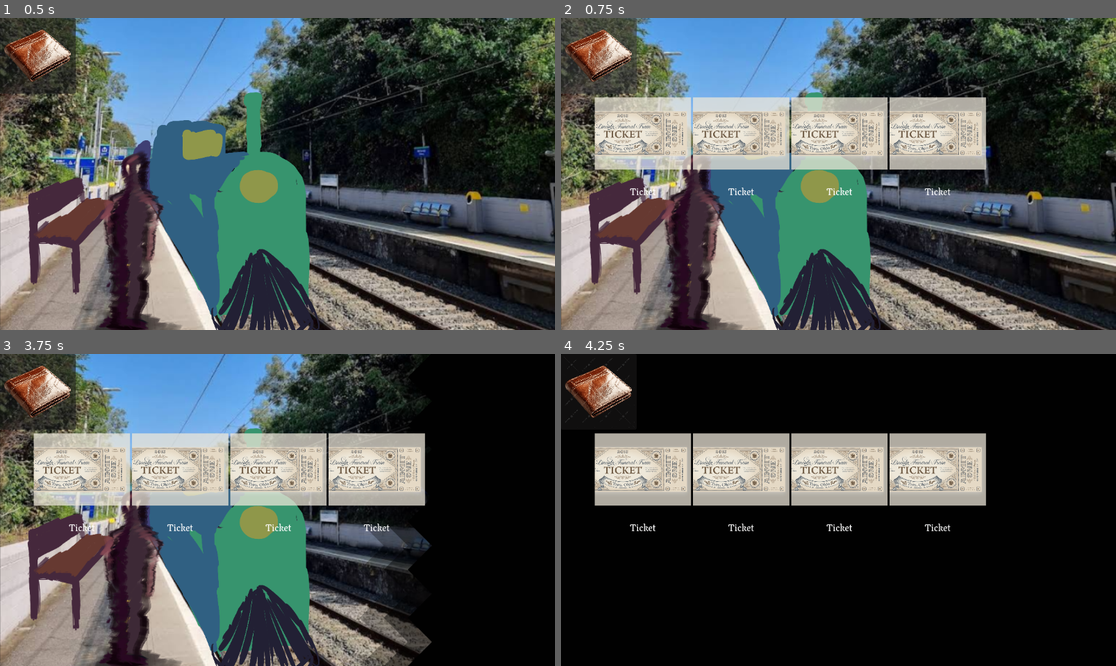
Above: before the commit, frames 1-4 (two rows, left to right).
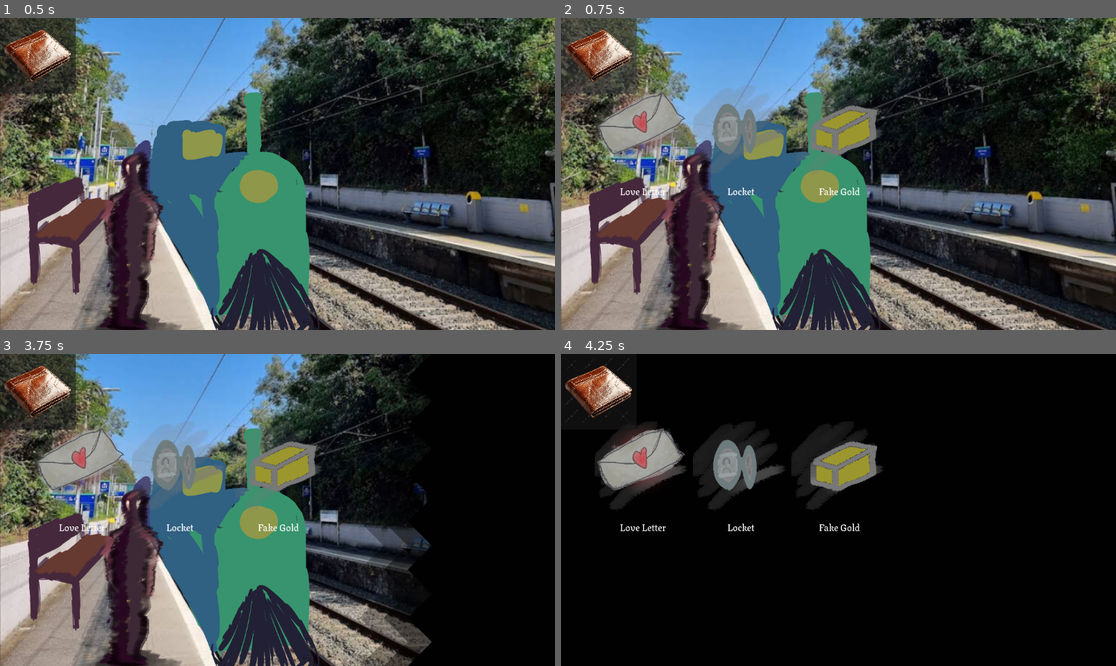
Above: after the commit, the same moments.

Repository: JCoMcL/ld59
Game: Godot game, scene res://root.tscn
Two runs of this game, one before a commit and one after it. Both use one fixed random seed, a clock stepped at 60 frames per second and the inputs below.
Inputs (mouse positions are in pixels of both pictures, inside the frame that each line leads up to):
- Up to frame 1 (0.5 s): no input
- Up to frame 2 (0.75 s): click (599, 55) at 0.5 s
- Up to frame 3 (3.75 s): click (38, 391) at 1.25 s; click (38, 391) at 2 s; tap Enter at 2.75 s; move the mouse to (72, 563) at 2.77 s; click (72, 563) at 2.92 s; tap Space at 3.5 s; move the mouse to (222, 547) at 3.52 s; click (222, 547) at 3.67 s
- Up to frame 4 (4.25 s): no input

Frame 1 is identical in both runs. In frame 2, 16% of the frame differs, in the area x 6-77%, y 22-57%; in frame 3, 16%; in frame 4, 16%.

Commit message:
Updated inventory with new graphics, removed temp asset and fixed typo

Diff:
--- a/characters/tim.gd
+++ b/characters/tim.gd
@@ -4,98 +4,98 @@
 @export var speaker_portrait:Texture2D
 
 func open_dialogue():
-    var p = Root.get_dialogue_panel(self)
-    p.clear()
-    p.speaker_color = speaker_color
-    p.set_speaker_portrait(speaker_portrait)
-    p.visible = true
+	var p = Root.get_dialogue_panel(self)
+	p.clear()
+	p.speaker_color = speaker_color
+	p.set_speaker_portrait(speaker_portrait)
+	p.visible = true
 
-    await p.add_description_box(
+	await p.add_description_box(
 "A big-cash class unit is staring at you with an opportunistic spark in his eye. An imprint of a smile that exposes his gold teeth is stuck with him forever."
 	).done_showing
-    await p.add_description_box(
+	await p.add_description_box(
 "His oblique is covered in all manner of gems and jewels he probably acquired by performing a merit of a questionable character."
-    ).done_showing
-    await p.add_speech_box("Tim Buttlerkson, at your service, kind sir!").done_showing
-    await p.add_description_box(
+	).done_showing
+	await p.add_speech_box("Tim Buttlerkson, at your service, kind sir!").done_showing
+	await p.add_description_box(
 "He speaks so quickly his sentences feel like singular words."
-    ).done_showing
-    await p.add_speech_box("Pleasure to meet you!").done_showing
-    await p.add_description_box(
+	).done_showing
+	await p.add_speech_box("Pleasure to meet you!").done_showing
+	await p.add_description_box(
 "His arm is approaching you at an unbelievable speed, and your hand is shaking his before you could even react."
-    ).done_showing
+	).done_showing
 
-    var answer = await p.add_question_box({
-        "1": "...And good day to you, sir. To whom do I owe such an honor?"
-    })
+	var answer = await p.add_question_box({
+		"1": "...And good day to you, sir. To whom do I owe such an honor?"
+	})
 
-    await p.add_speech_box("Why, of course, as I already mentioned, I am Tim Buttlerkson, an entrepreneur from Royal Pleasure Services!").done_showing
-    await p.add_description_box(
+	await p.add_speech_box("Why, of course, as I already mentioned, I am Tim Buttlerkson, an entrepreneur from Royal Pleasure Services!").done_showing
+	await p.add_description_box(
 "He actually did already mention his name. Not just your muscle, but your memory can't outpace this behemoth of capital."
-    ).done_showing
-    await p.add_speech_box("May I interest you in purchasing an amount of luxurious premium metal? I am talking about PURE, HIGH-CARAT, and SACRAMENT G-O-L-D!").done_showing
-    await p.add_description_box(
+	).done_showing
+	await p.add_speech_box("May I interest you in purchasing an amount of luxurious premium metal? I am talking about PURE, HIGH-CARAT, and SACRAMENT G-O-L-D!").done_showing
+	await p.add_description_box(
 "You try to open your mouth, but the flood of words and epithets crush any initiative you attempt to preserve."
-    ).done_showing
-    await p.add_speech_box("It is a SUBLIME  …(299 unchanged characters)…
-    await p.add_description_box(
+	).done_showing
+	await p.add_speech_box("It is a SUBLIME  …(299 unchanged characters)…
+	await p.add_description_box(
 "Cold sweat breaks on your spine. It bleeds down as you regain your memories."
-    ).done_showing
-    await p.add_description_box(
-"A lover? You do* have a lover. Who do you think wrote that letter you keep so close to your heart?"
-    ).done_showing
+	).done_showing
+	await p.add_description_box(
+"A lover? You do have a lover. Who do you think wrote that letter you keep so close to your heart?"
+	).done_showing
 
 
-    answer = await p.add_question_box({
-        "1": "A lover... I..."
-    })
+	answer = await p.add_question_box({
+		"1": "A lover... I..."
+	})
 
-    await p.add_speech_box("I see I am correct.").done_showing
-    await p.add_description_box(
+	await p.add_speech_box("I see I am correct.").done_showing
+	await p.add_description_box(
 "His face is consumed by hunger. He got you where he wants you."
-    ).done_showing
-    await p.add_speech_box("Your wife won't be pleased when she finds out, sir. But between the two of us - you should let her be. This whole 'marriage' concept is so old, so archaic, so unbound to the modern reality.").done_showing
-    await p.add_speech_box("It is not your fault you are like this; everything this society ever taught us is to let go, forgive, and accept. Only the ones who understand that can get anything from those who obey.").done_showing
-    await p.add_speech_box("Now that we established that, would you like to buy a whole bar of gold for the lover of your dreams?").done_showing
+	).done_showing
+	await p.add_speech_box("Your wife won't be pleased when she finds out, sir. But between the two of us - you should let her be. This whole 'marriage' concept is so old, so archaic, so unbound to the modern reality.").done_showing
+	await p.add_speech_box("It is not your fault you are like this; everything this society ever taught us is to let go, forgive, and accept. Only the ones who understand that can get anything from those who obey.").done_showing
+	await p.add_speech_box("Now that we established that, would you like to buy a whole bar of gold for the lover of your dreams?").done_showing
 
-    answer = await p.add_question_box({
-        "1": "Even if I wanted to, I have nothing to pay with."
-    })
-    await p.add_speech_box("- Oh, don't problem. Everyone has something precious. Have you met my good friend Wellington? I got his beer.").done_showing
-    await p.add_description_box(
+	answer = await p.add_question_box({
+		"1": "Even if I wanted to, I have nothing to pay with."
+	})
+	await p.add_speech_box("- Oh, don't problem. Everyone has something precious. Have you met my good friend Wellington? I got his beer.").done_showing
+	await p.add_description_box(
 "Tim slaps a pocket on his suit full of liquid. A small droplet of it jumps out of the pocket."
-    ).done_showing
-    await p.add_speech_box("As for you, young gentleman, I see a shiny necklace. No real value, but for the love of the trade, I will give off a full bar of gold for your cheap piece of metal.").done_showing
-    await p.add_description_box("The necklace feels especially cold on your chest. You take it in your arm to investigate it but realize it was not its physical sensation that made you feel cold, but something else troubling you.").done_showing
-    await p.add_description_box(
+	).done_showing
+	await p.add_speech_box("As for you, young gentleman, I see a shiny necklace. No real value, but for the love of the trade, I will give off a full bar of gold for your cheap piece of metal.").done_showing
+	await p.add_description_box("The necklace feels especially cold on your chest. You take it in your arm to investigate it but realize it was not its physical sensation that made you feel cold, but something else troubling you.").done_showing
+	await p.add_description_box(
 "You open up the necklace.It has an image of a young lady, smiling innocently on the left side and a scribble 'For my dear husband' on the right side."
-    ).done_showing
+	).done_showing
 
-    answer = await p.add_question_box({
-        "1": "This necklace... it is from my wife."
-    })
-    await p.add_description_box(
+	answer = await p.add_question_box({
+		"1": "This necklace... it is from my wife."
+	})
+	await p.add_description_box(
 "Tim's voice sounds more calculating and strict."
-    ).done_showing
-    await p.add_speech_box("The more reason to get rid of it. Don't you want to forget her and keep on going with your real life?").done_showing
-    await p.add_description_box(
+	).done_showing
+	await p.add_speech_box("The more reason to get rid of it. Don't you want to forget her and keep on going with your real life?").done_showing
+	await p.add_description_box(
 "He takes a pause as if waiting even for a moment is taxing on him."
-    ).done_showing
-    await p.add_speech_box("What is your verdict, sir? Deal?").done_showing
+	).done_showing
+	await p.add_speech_box("What is your verdict, sir? Deal?").done_showing
 
-    answer = await p.add_question_box({
+	answer = await p.add_question_box({
 		"1": "Deal.",
 		"2": "No, I can not do this."
 	})
 
-    if answer == "1":
-        await p.add_description_box("The necklace is gone. It is a part of you no longer. A very light piece of yellow metal appears in your arms. You hit it gently with your fist, and an echo is heard from within the encasement. It is hollow.").done_showing
-        await p.add_description_box("You lift your eyes to find Tim, but he is no longer here. You can not do anything about it. A deal is a deal.").done_showing
-    elif answer == "2":
-        await p.add_speech_box("A shame to say the least; I hoped you would be a bit more open-minded and, frankly, a bit more intelligent.").done_showing
-        await p.add_description_box("Tim walks off. He walks down the station but does so for a very long time until his silhouette almost disappears from on the horizon.").done_showing
-        await p.add_description_box("You try to follow him but reach the end of the platform a few meters away while his figure disappears completely.").done_showing
+	if answer == "1":
+		await p.add_description_box("The necklace is gone. It is a part of you no longer. A very light piece of yellow metal appears in your arms. You hit it gently with your fist, and an echo is heard from within the encasement. It is hollow.").done_showing
+		await p.add_description_box("You lift your eyes to find Tim, but he is no longer here. You can not do anything about it. A deal is a deal.").done_showing
+	elif answer == "2":
+		await p.add_speech_box("A shame to say the least; I hoped you would be a bit more open-minded and, frankly, a bit more intelligent.").done_showing
+		await p.add_description_box("Tim walks off. He walks down the station but does so for a very long time until his silhouette almost disappears from on the horizon.").done_showing
+		await p.add_description_box("You try to follow him but reach the end of the platform a few meters away while his figure disappears completely.").done_showing
 
 func _gui_input(ev: InputEvent):
-    if ev is InputEventMouseButton and ev.pressed:
-        open_dialogue()
+	if ev is InputEventMouseButton and ev.pressed:
+		open_dialogue()
--- a/root.gd
+++ b/root.gd
@@ -40,11 +40,9 @@
 	return from
 
 func _ready():
-	inventory.append({"name": "Ticket", "image": preload("res://ui/ticket.png")})
-	inventory.append({"name": "Ticket", "image": preload("res://ui/ticket.png")})
-	inventory.append({"name": "Ticket", "image": preload("res://ui/ticket.png")})
-	inventory.append({"name": "Ticket", "image": preload("res://ui/ticket.png")})
-
+	inventory.append({"name": "Love Letter", "image": preload("res://ui/loveletter.png")})
+	inventory.append({"name": "Locket", "image": preload("res://ui/locket.png")})
+	inventory.append({"name": "Fake Gold", "image": preload("res://ui/gold.png")})
 	create_inventory_panel()
 	create_inventory_button()
 
@@ -58,6 +56,7 @@
 	remove_child(backdrop)
 	backdrop = SCENES[id]
 	add_child(backdrop)
+	move_child(backdrop, 0)
 	backdrop.z_index = -1
 	print("train: %s, station: %s" % [current_train, id])
 	print("other trains at station: %s" % ", ".join(get_other_trains(id)))
--- a/ui/inventory_panel.gd
+++ b/ui/inventory_panel.gd
@@ -10,18 +10,51 @@
 	var grid := $GridContainer
 	for child in grid.get_children():
 		child.queue_free()
+	var bg_tex = preload("res://ui/itembackground.png")
 	for item in items:
+		var overlay = Control.new()
+		overlay.set_custom_minimum_size(Vector2(200, 200))
+		overlay.size_flags_horizontal = Control.SIZE_EXPAND_FILL
+		overlay.size_flags_vertical = Control.SIZE_EXPAND_FILL
+
+		var bg = TextureRect.new()
+		bg.texture = bg_tex
+		bg.stretch_mode = TextureRect.STRETCH_KEEP_ASPECT_CENTERED
+		bg.expand_mode = TextureRect.EXPAND_FIT_WIDTH
+		bg.size_flags_horizontal = Control.SIZE_EXPAND_FILL
+		bg.size_flags_vertical = Control.SIZE_EXPAND_FILL
+		bg.anchor_left = 0.0
+		bg.anchor_top = 0.0
+		bg.anchor_right = 1.0
+		bg.anchor_bottom = 1.0
+		bg.offset_left = 0
+		bg.offset_top = 0
+		bg.offset_right = 0
+		bg.offset_bottom = 0
+
 		var tex = TextureRect.new()
 		tex.texture = item["image"]
-		tex.set_custom_minimum_size(Vector2(200, 200))
 		tex.stretch_mode = TextureRect.STRETCH_KEEP_ASPECT_CENTERED
 		tex.expand_mode = TextureRect.EXPAND_FIT_WIDTH
 		tex.size_flags_horizontal = Control.SIZE_EXPAND_FILL
 		tex.size_flags_vertical = Control.SIZE_EXPAND_FILL
+		tex.anchor_left = 0.0
+		tex.anchor_top = 0.0
+		tex.anchor_right = 1.0
+		tex.anchor_bottom = 1.0
+		tex.offset_left = 0
+		tex.offset_top = 0
+		tex.offset_right = 0
+		tex.offset_bottom = 0
+
+		overlay.add_child(bg)
+		overlay.add_child(tex)
+
 		var label = Label.new()
 		label.text = item["name"]
 		label.horizontal_alignment = HORIZONTAL_ALIGNMENT_CENTER
+
 		var vbox = VBoxContainer.new()
-		vbox.add_child(tex)
+		vbox.add_child(overlay)
 		vbox.add_child(label)
 		grid.add_child(vbox)
Binary file added: ui/gold.png
Not shown, added: ui/gold.png.import
Binary file added: ui/itembackground.png
Not shown, added: ui/itembackground.png.import
Binary file added: ui/locket.png
Not shown, added: ui/locket.png.import
Binary file added: ui/loveletter.png
Not shown, changed: ui/loveletter.png.import
Not shown, added: ui/textbox_answer.gd.uid
Binary file removed: ui/ticket.png
Not shown, added: ui/gold.kra
Not shown, added: ui/itembackground.kra
(and 2 more such lines)
